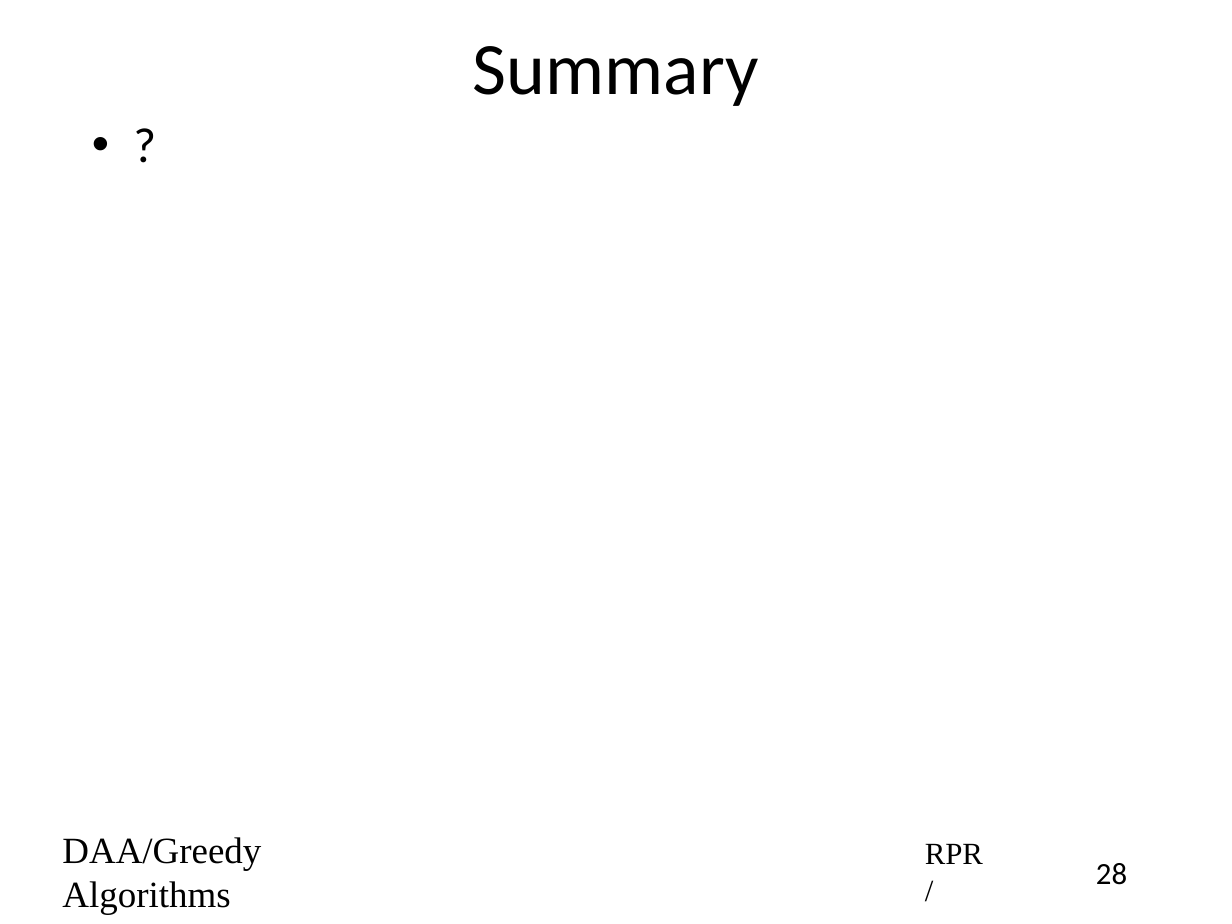
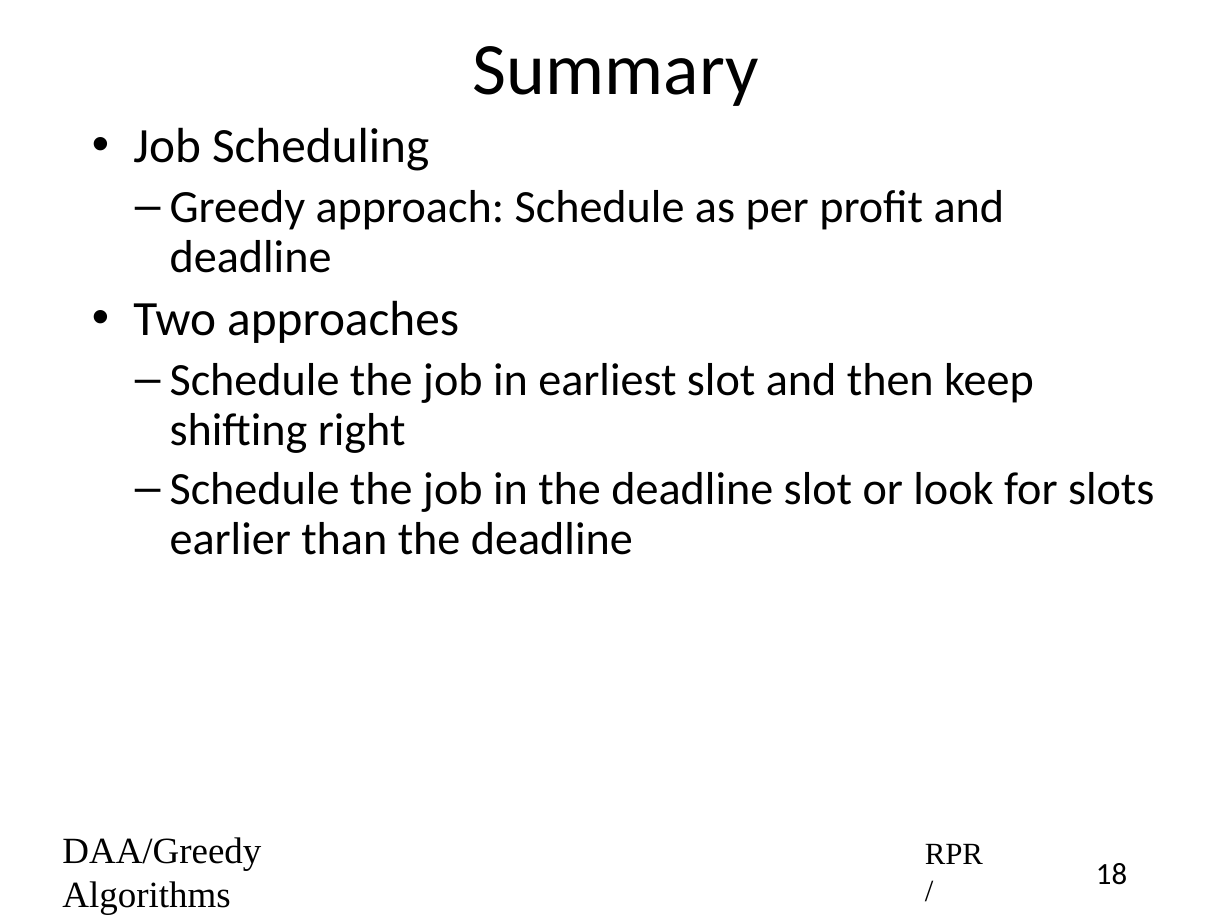
Before and after one commit to rprustagi/2019-17CS43-DAA, a slide deck: slide 18 of Slides-RPR/2019-H1-DAA-L23-Greedy-Algo-JobScheduling.pptx (slide 28 before the commit). Drawn at 1232x924 pixels with LibreOffice and Linux fonts; fonts in the diff are those of the drawing. Boxes give left, top, right and bottom in pixels: in the first picture for what was removed or moved away, otherwise in the second. Text is boxed around its words. In the diff, an @@ line names an element or a change of style, - is before the commit and + after.

Commit message:
enhancement to Job scheduling and Prim's and Kruskal's algo.

```diff
--- a/Slides-RPR/2019-H1-DAA-L23-Greedy-Algo-JobScheduling.pptx
+++ b/Slides-RPR/2019-H1-DAA-L23-Greedy-Algo-JobScheduling.pptx
@@ text removed at (x1=81, y1=114, x2=1179, y2=828) @@
-• ?
@@ text added at (x1=133, y1=127, x2=1154, y2=555), 30 pt, text #000000 @@
+• Job Scheduling
+  – Greedy approach: Schedule as per profit and deadline
+• Two approaches
+  – Schedule the job in earliest slot and then keep shifting right
+  – Schedule the job in the deadline slot or look for slots earlier than the deadline
@@ page number at (x1=1096, y1=863, x2=1127, y2=885): text changed @@
-28
+18
```
Also in this commit, not shown: 2 other slides changed, 10 slides removed, 9 other files.
